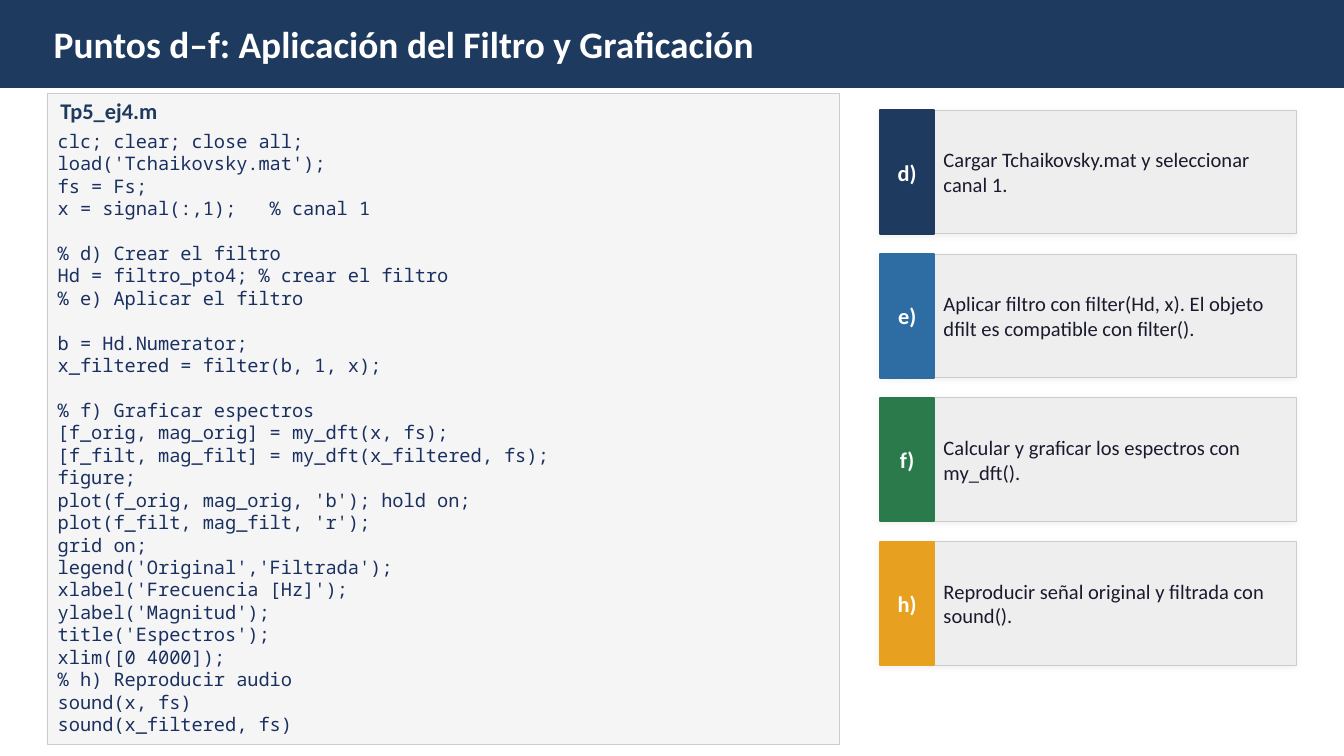
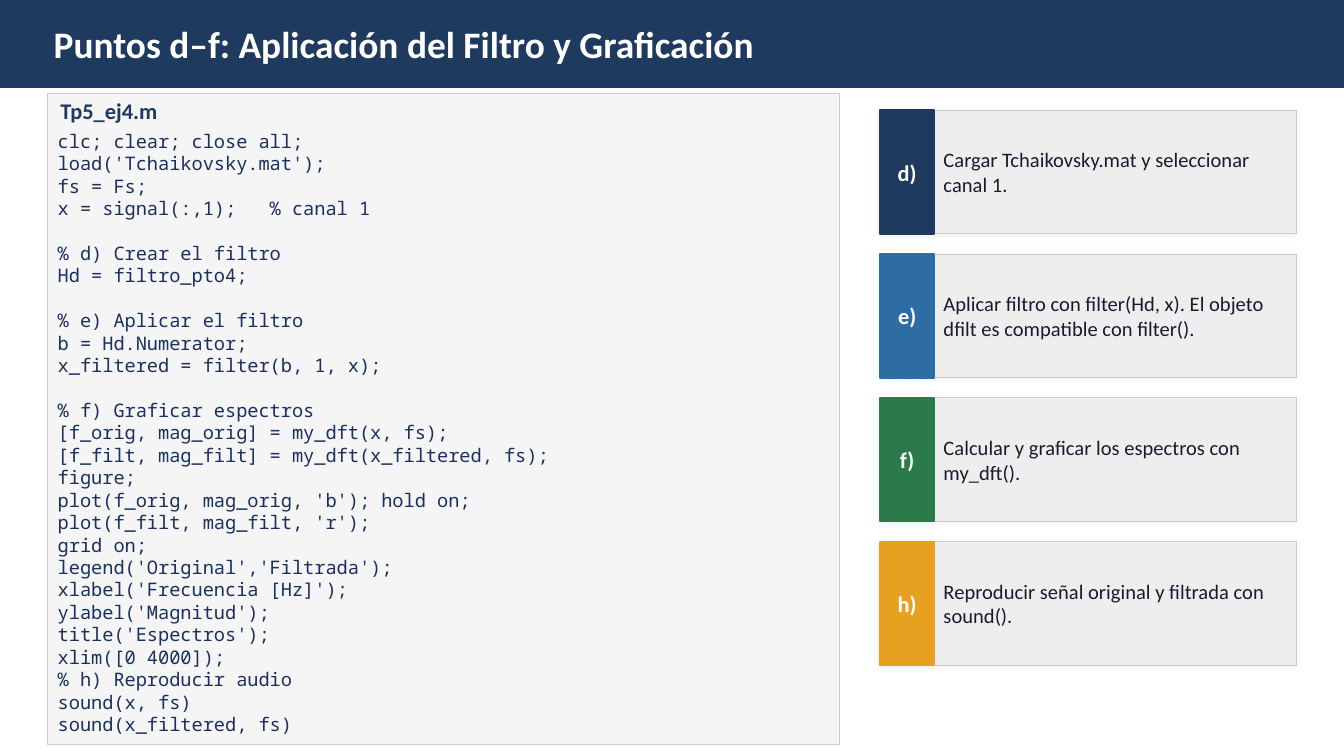
Before and after one commit to Juan-Stella/Control-y-Sistemas, a slide deck: slide 5 of Tp5/TP5_Ejercicio4.pptx. Drawn at 1344x756 pixels with LibreOffice and Linux fonts; fonts in the diff are those of the drawing. Boxes give left, top, right and bottom in pixels: in the first picture for what was removed or moved away, otherwise in the second. Text is boxed around its words. In the diff, an @@ line names an element or a change of style, - is before the commit and + after.

```diff
--- a/Tp5/TP5_Ejercicio4.pptx
+++ b/Tp5/TP5_Ejercicio4.pptx
@@ text at (58, 267, 248, 287): text changed @@
-Hd = filtro_pto4; % crear el filtro
+Hd = filtro_pto4;
```
